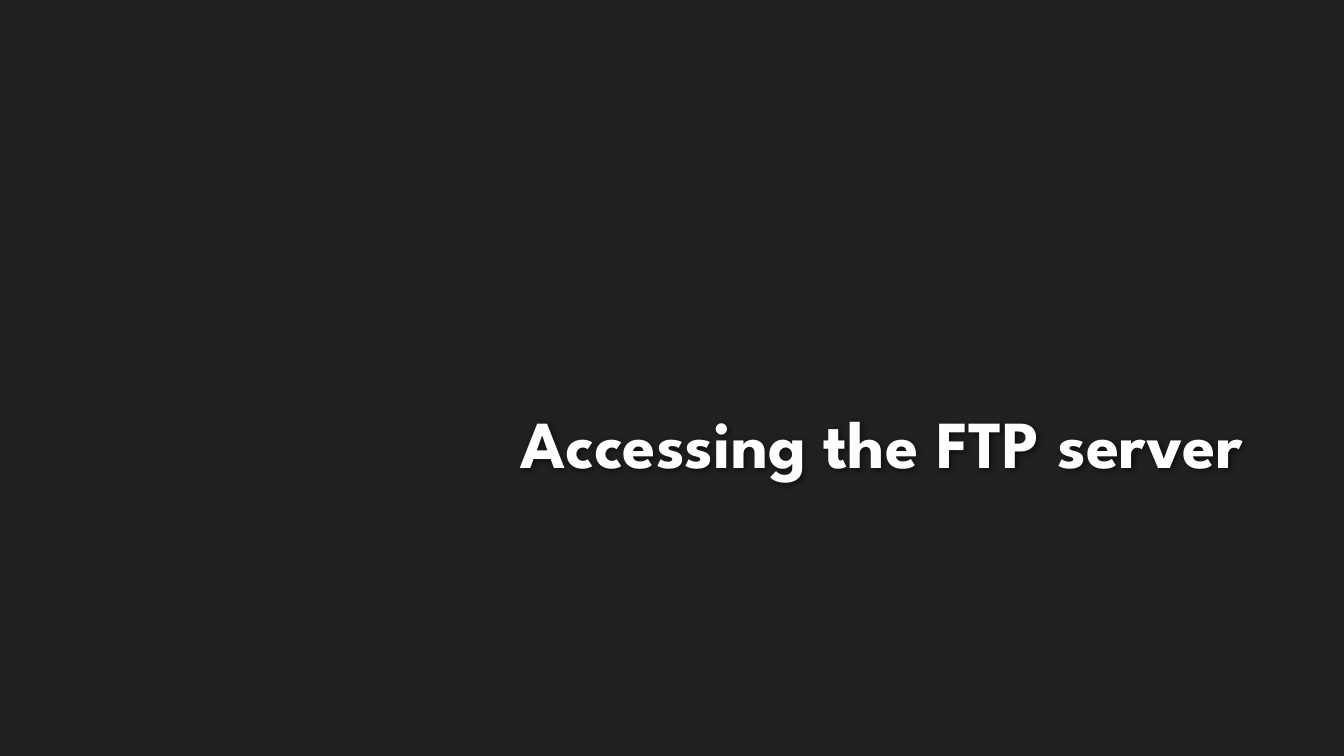
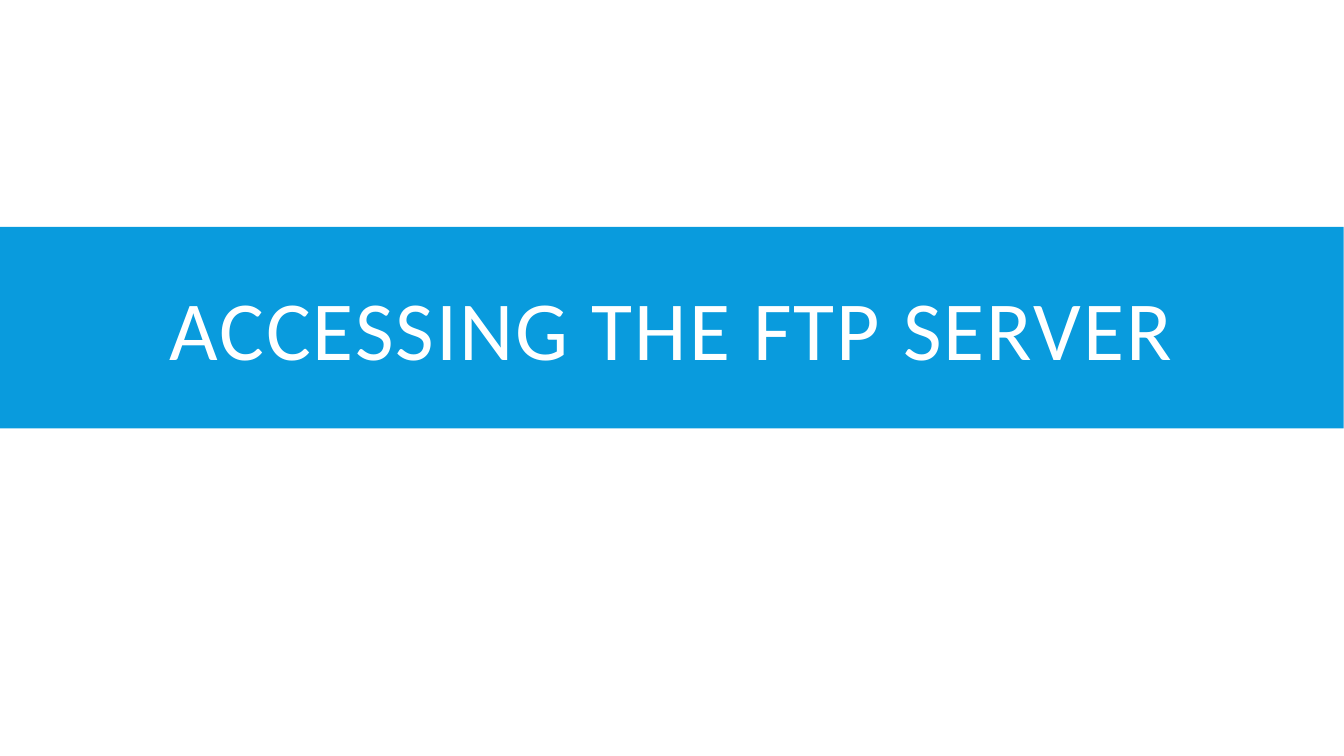
Before and after one commit to LittleDinoCake/CF-Project, a slide deck: slide 3 of Presentation.pptx. Drawn at 1344x756 pixels with LibreOffice and Linux fonts; fonts in the diff are those of the drawing; background and template pictures are left out. Boxes give left, top, right and bottom in pixels: in the first picture for what was removed or moved away, otherwise in the second. Text is boxed around its words. In the diff, an @@ line names an element or a change of style, - is before the commit and + after.

```diff
--- a/Presentation.pptx
+++ b/Presentation.pptx
@@ background #212121 to #FFFFFF @@
@@ rectangle added at box(0, 227, 1344, 429), fill #099BDD @@
@@ title "ACCESSING THE FTP SERVER" at box(169, 305, 1171, 361): vertical alignment bottom to middle @@
@@ title at box(169, 305, 1171, 361): text changed; size 48 to 60 pt; font League Spartan to Calibri; text colour #FEFEFE to #FFFFFF; bold off @@
-Accessing the FTP server
+ACCESSING THE FTP SERVER
```
Also in this commit, not shown: 11 other slides changed, 4 slides added, 2 slides removed.
